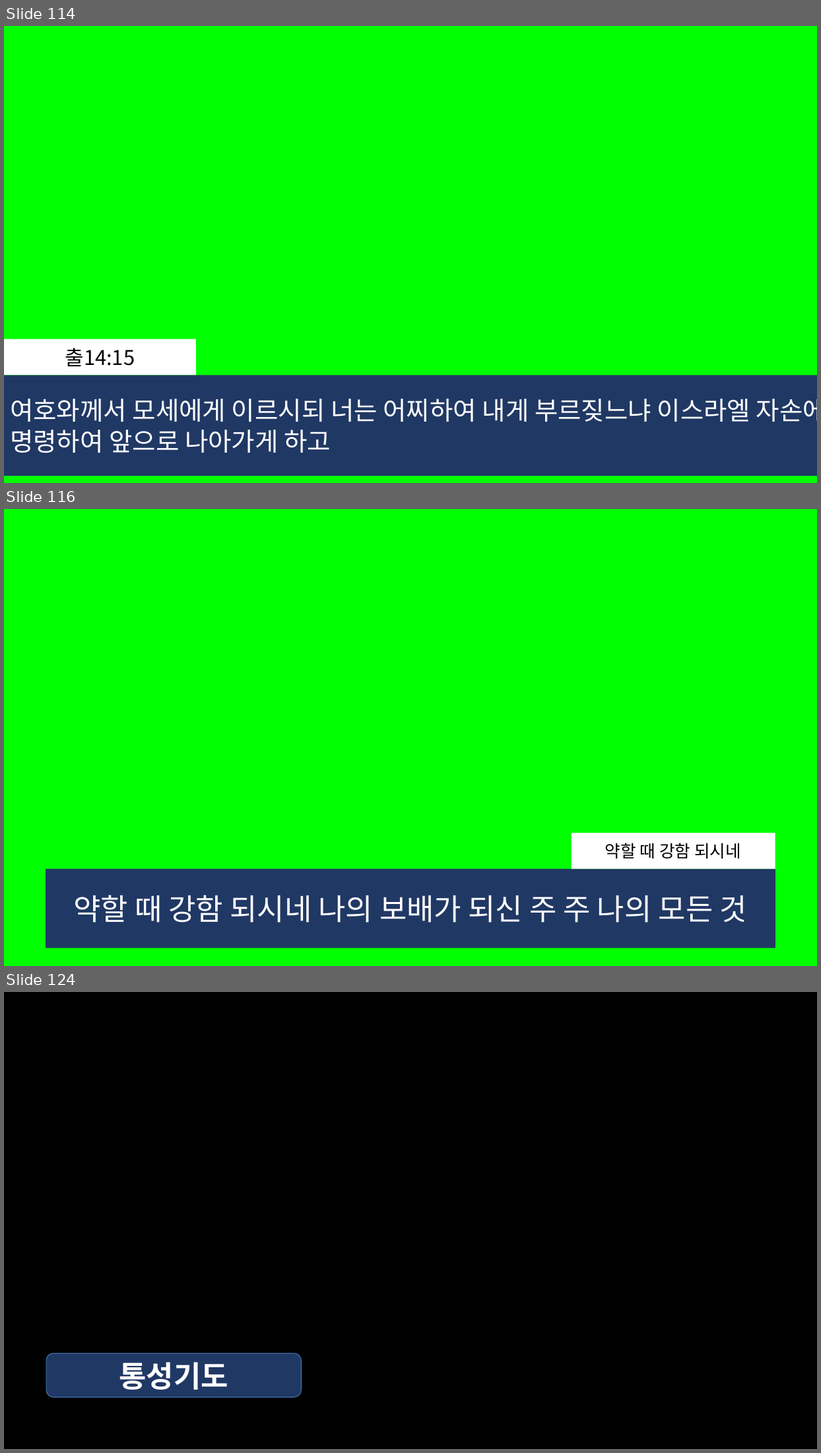
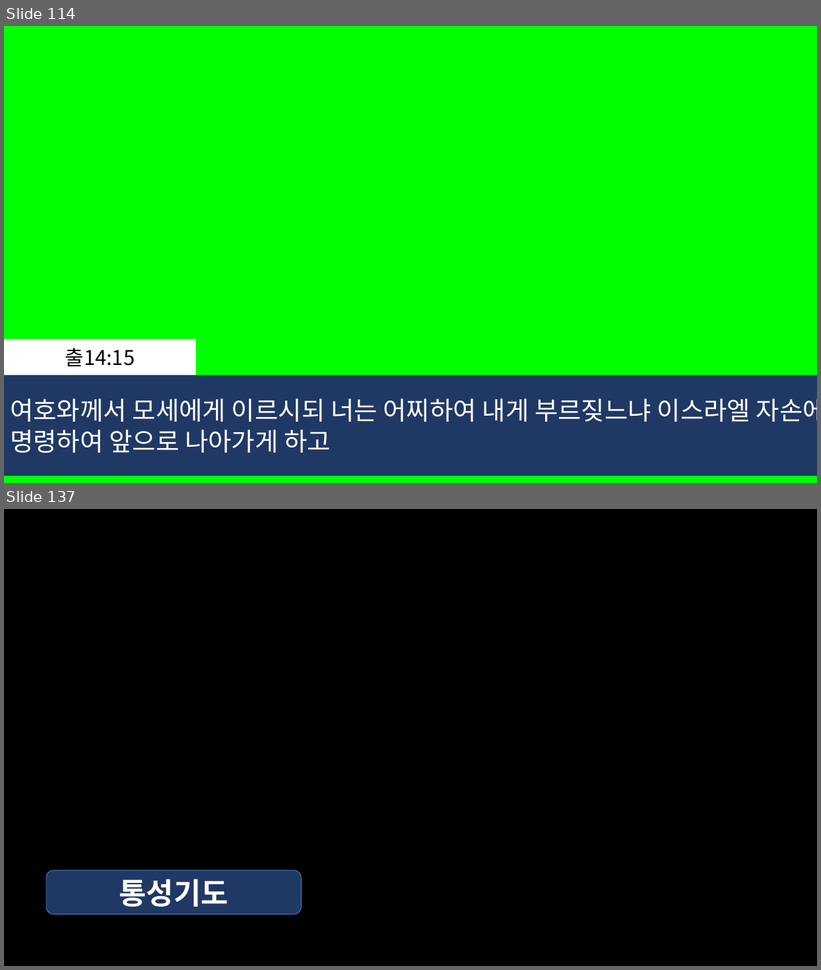
Before and after one commit to whizsavvy/evergreen_church, a slide deck: 2026-03-07_늘푸른교회_.pptx. Shown one above the other, each under a label of ours: slides 114, 116 and 124 before the commit, slides 114 and 137 after it; the slides between them are not shown. The pictures are 821x1453 and 821x970 pixels, drawn with LibreOffice and Linux fonts; fonts in the diff are those of the drawing. Boxes give left, top, right and bottom in pixels: in the first picture for what was removed or moved away, otherwise in the second. Text is boxed around its words. In the diff, an @@ line names an element or a change of style, - is before the commit and + after.

```diff
--- a/2026-03-07_늘푸른교회_.pptx
+++ b/2026-03-07_늘푸른교회_.pptx
@@ slide 116 removed at (x1=4, y1=509, x2=817, y2=966), background #00FF00 @@
@@ rectangle removed at (x1=572, y1=833, x2=776, y2=869) @@
-약할 때 강함 되시네
@@ rectangle removed at (x1=46, y1=869, x2=776, y2=949) @@
-약할 때 강함 되시네 나의 보배가 되신 주 주 나의 모든 것
@@ what was slide 124 is now slide 137 @@
```
Also in this commit, not shown: 2 slides changed, 18 slides added, 4 other slides removed.
